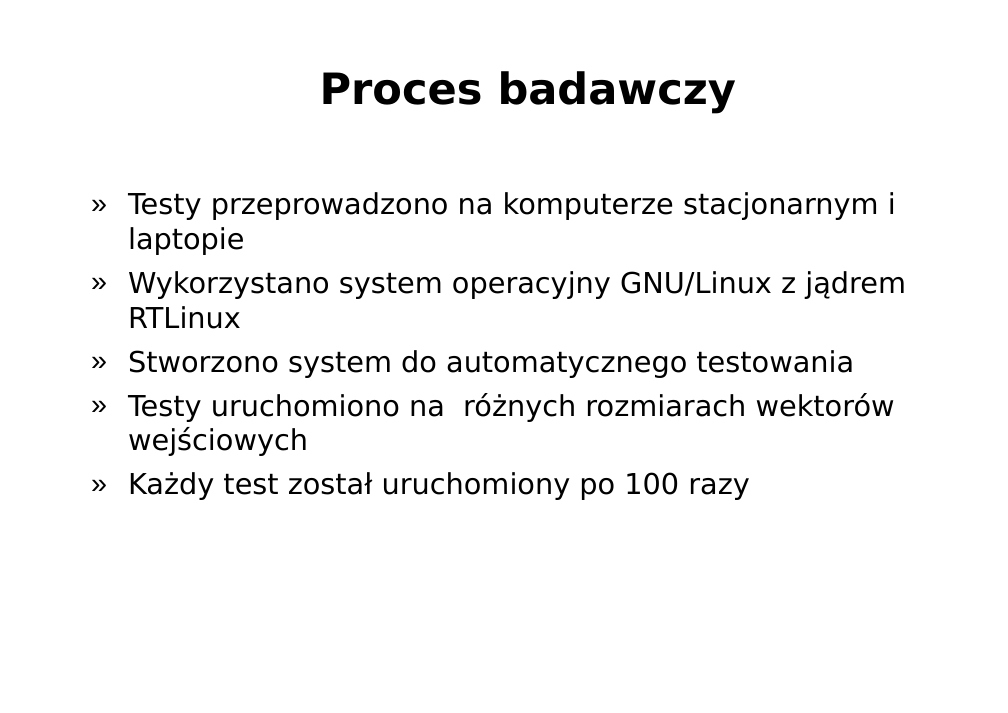
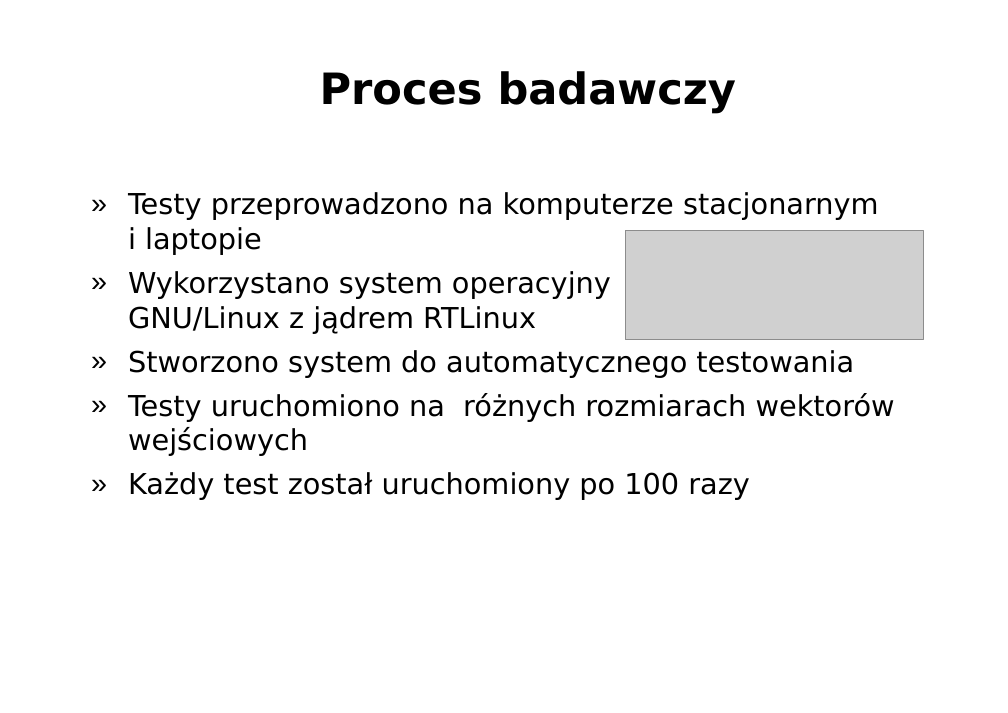
Before and after one commit to Ashymad/praca.inz, a slide deck: slide 8 of prez/prezentacja.odp. Drawn at 1008x713 pixels with LibreOffice and Linux fonts; fonts in the diff are those of the drawing; grey boxes stand for pictures; background and template pictures are left out. Boxes give left, top, right and bottom in pixels: in the first picture for what was removed or moved away, otherwise in the second. Text is boxed around its words. In the diff, an @@ line names an element or a change of style, - is before the commit and + after.

```diff
--- a/prez/prezentacja.odp
+++ b/prez/prezentacja.odp
@@ text "Testy przeprowadzono na komputerze stacjonarnym ..." rewrapped from (128, 192, 906, 500) to (128, 192, 895, 500) @@
@@ picture added at (625, 230, 923, 340) @@
```
Also in this commit, not shown: 9 other slides changed, 3 slides added, 1 slide removed, 5 other files.
